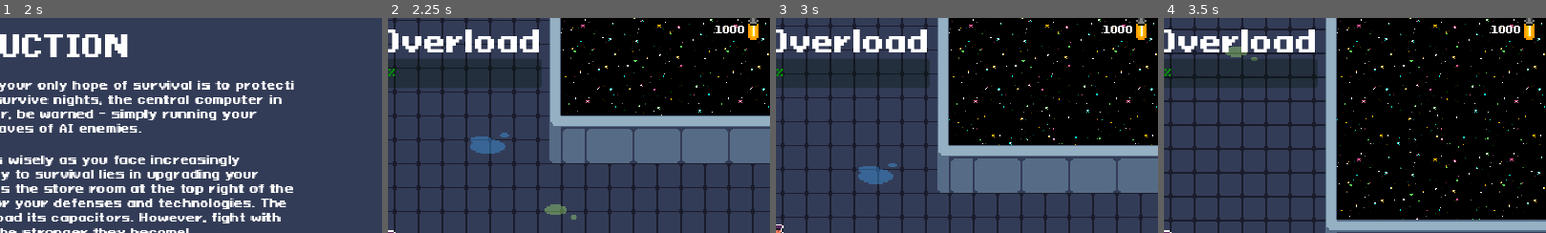
Above: before the commit, frames 1-4 (left to right).
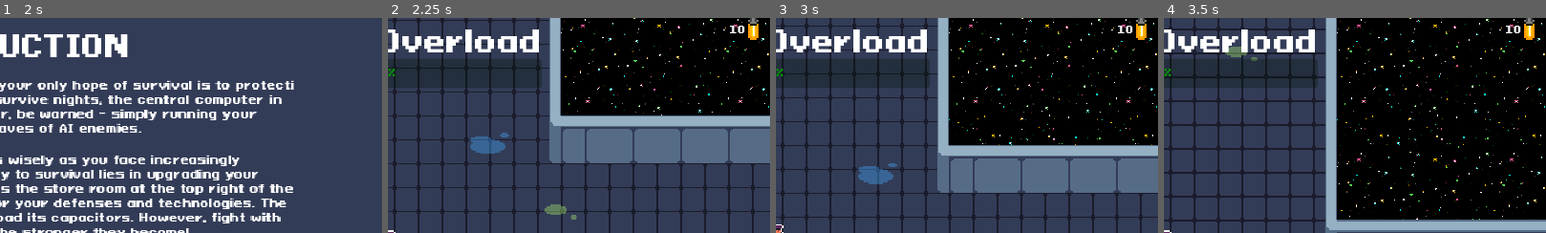
Above: after the commit, the same moments.

Repository: AugustanaCSC380January2024/final-game-solo
Game: Godot game, scene res://multiplayer_menu.tscn
Same seed, same stepped clock (60 frames per second), same inputs: the game is played once before the commit and once after it. This scene is started directly instead of the project's main scene. Sound files missing from this copy of the repository are replaced by a short silence.
Inputs (mouse positions are % of the whole screen's width and height, from its top left):
- Up to frame 1 (2 s): click (33, 6) at 0.52 s; type "12" at 0.6 s; click "Start Game" at 1.25 s
- Up to frame 2 (2.25 s): click "Continue" at 2 s
- Up to frame 3 (3 s): tap Enter at 2.75 s; move the mouse to (45, 70) at 2.77 s; hold Up (ui_up) from 2.78 s (still down); tap E (interact) at 2.85 s; click (45, 70) at 2.92 s
- Up to frame 4 (3.5 s): keep holding Up (ui_up)
The pictures show only the part of the screen within x 50-100%, y 1-51%; the shares and areas given below are measured in that part.

Frame 1 is identical in both runs. In frame 2, 0.2% of the frame differs, in the area x 85-94%, y 3-8%; in frame 3, 0.2%; in frame 4, 0.2%.

Commit message:
Added saving and loading for the player stats and game round and batteries

Diff:
--- a/Scripts/game.gd
+++ b/Scripts/game.gd
@@ -57,7 +57,15 @@
 	update_beacon_max_label()
 	get_spawn_areas()
 	Input.set_custom_mouse_cursor(crosshair,0,Vector2(32,32))
-	set_batteries(1000)
+	if Loader.has_save():
+		player.bullet_damage = Loader.bullet_damage
+		player.bullet_speed = Loader.bullet_speed
+		player.fire_rate = Loader.fire_rate
+		player.bullet_size = Loader.bullet_size
+		round = Loader.round
+		set_batteries(Loader.batteries)
+	else:
+		set_batteries(10)
 
 
 func _process(delta):
--- /dev/null
+++ b/Scripts/loader.gd
@@ -0,0 +1,15 @@
+extends Node
+
+var max_health
+var bullet_damage
+var bullet_speed
+var fire_rate
+var bullet_size
+var round
+var batteries
+
+func has_save():
+	if max_health != null:
+		return true
+	else:
+		return false
--- a/Scripts/main_menu.gd
+++ b/Scripts/main_menu.gd
@@ -1,6 +1,6 @@
 extends Control
 
-@onready var play = $Play
+@onready var new_game = $NewGame
 @onready var credits_button = $CreditsButton
 @onready var quit = $Quit
 @onready var credits = $Credits
@@ -8,7 +8,7 @@
 var save_path = "user://aiovercharged.save"
 
 func _ready():
-	play.grab_focus()
+	new_game.grab_focus()
 
 func _on_play_pressed():
 	get_tree().change_scene_to_file("res://Scenes/Game.tscn")
@@ -26,13 +26,14 @@
 	if FileAccess.file_exists(save_path):
 		print("file found")
 		var file = FileAccess.open(save_path, FileAccess.READ)
-		var max_health = file.get_var()
-		var bullet_damage = file.get_var()
-		var bullet_speed = file.get_var()
-		var fire_rate = file.get_var()
-		var bullet_size = file.get_var()
-		var round = file.get_var()
-		var batteries = file.get_var()
+		Loader.max_health = file.get_var()
+		Loader.bullet_damage = file.get_var()
+		Loader.bullet_speed = file.get_var()
+		Loader.fire_rate = file.get_var()
+		Loader.bullet_size = file.get_var()
+		Loader.round = file.get_var()
+		Loader.batteries = file.get_var()
 	get_tree().change_scene_to_file("res://Scenes/Game.tscn")
 
+
 	pass # Replace with function body.
--- a/Scripts/pause_menu.gd
+++ b/Scripts/pause_menu.gd
@@ -6,6 +6,8 @@
 @onready var resume = $Resume
 @onready var add_player_2_button = $AddPlayer2
 @onready var player = get_parent().get_parent().get_node("Player")
+@onready var beacon = get_parent().get_parent().get_node("Beacon")
+@onready var store = get_parent().get_parent().get_node("CanvasLayer").get_node("StoreUI")
 @onready var game = get_parent().get_parent()
 
 signal add_player_2
@@ -55,4 +57,6 @@
 	file.store_var(player.bullet_size)
 	file.store_var(game.round)
 	file.store_var(game.batteries)
+	file.store_var(beacon.current_health)
+
 	pass # Replace with function body.
--- a/project.godot
+++ b/project.godot
@@ -18,6 +18,7 @@
 [autoload]
 
 GameManager="*res://game_manager.gd"
+Loader="*res://Scripts/loader.gd"
 
 [display]
 
